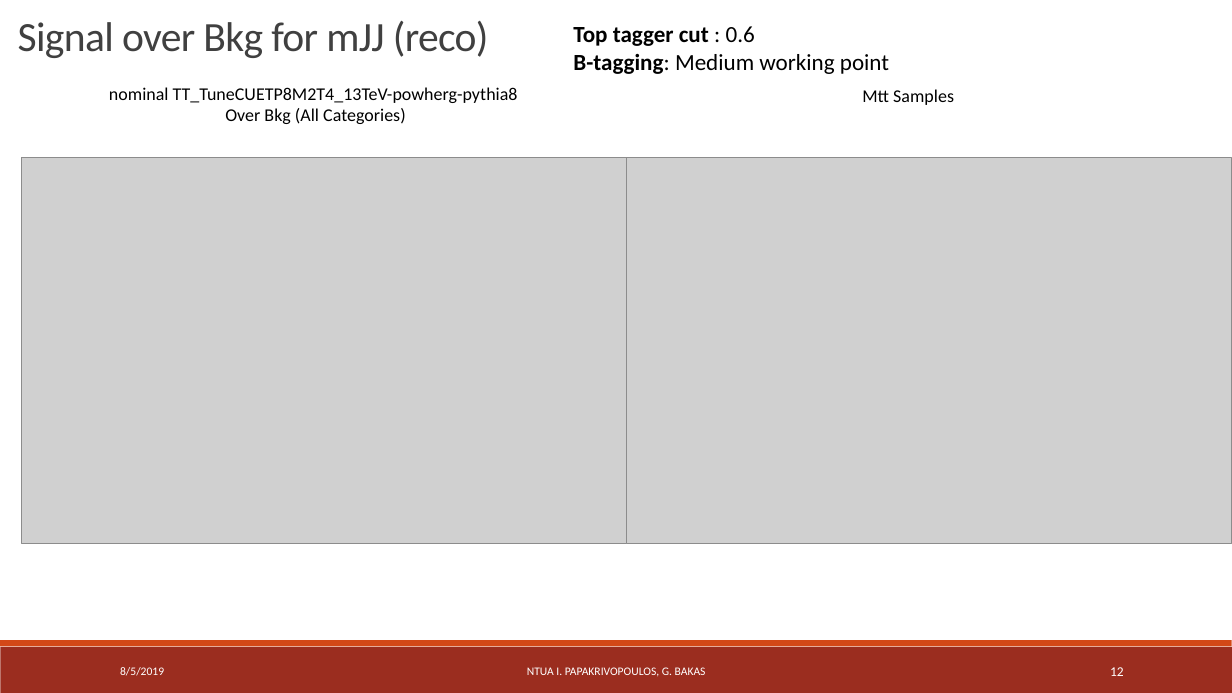
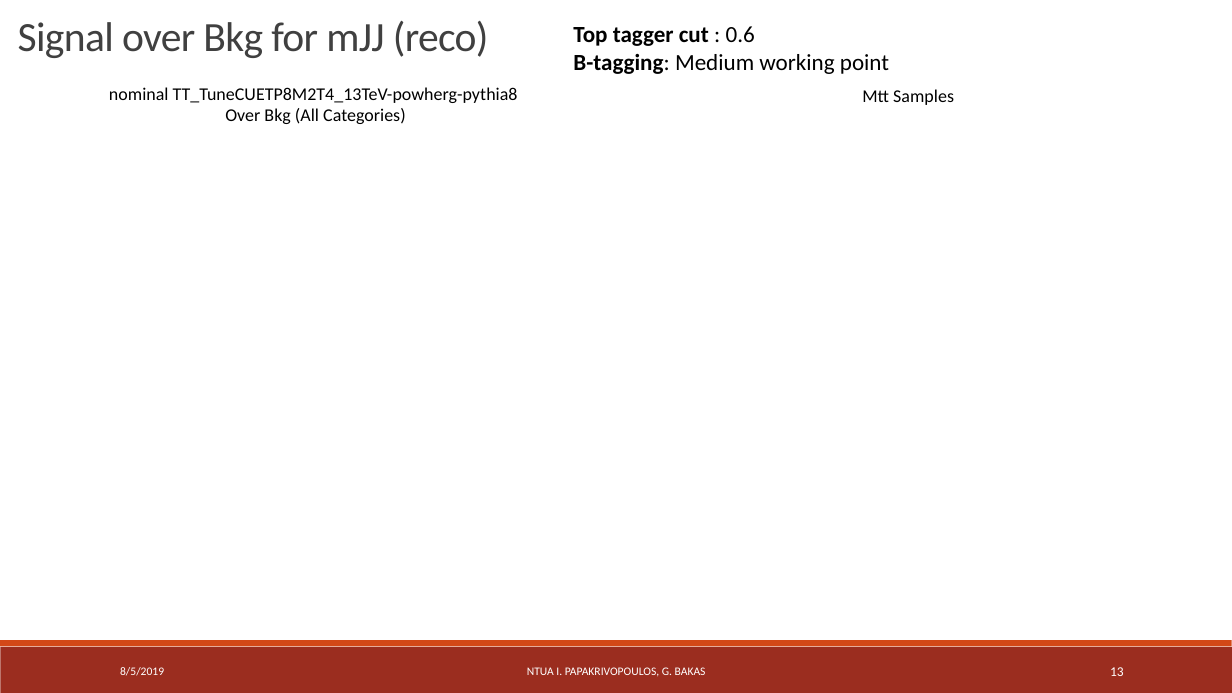
Before and after one commit to georgebakas/HEP-NTUA, a slide deck: slide 13 of Documents for Progress/StatusReport_Eff_SignalOverBkg_AllMVA_allbtag_07_05_19.pptx (slide 12 before the commit). Drawn at 1232x693 pixels with LibreOffice and Linux fonts; fonts in the diff are those of the drawing; grey boxes stand for pictures. Boxes give left, top, right and bottom in pixels: in the first picture for what was removed or moved away, otherwise in the second. Text is boxed around its words. In the diff, an @@ line names an element or a change of style, - is before the commit and + after.

```diff
--- a/Documents for Progress/StatusReport_Eff_SignalOverBkg_AllMVA_allbtag_07_05_19.pptx
+++ b/Documents for Progress/StatusReport_Eff_SignalOverBkg_AllMVA_allbtag_07_05_19.pptx
@@ picture removed at (22, 158, 628, 544) @@
@@ picture removed at (628, 158, 1232, 544) @@
@@ page number at (1110, 667, 1124, 676): text changed @@
-12
+13
```
Also in this commit, not shown: 13 other slides changed, 1 slide added, 5 other files.
